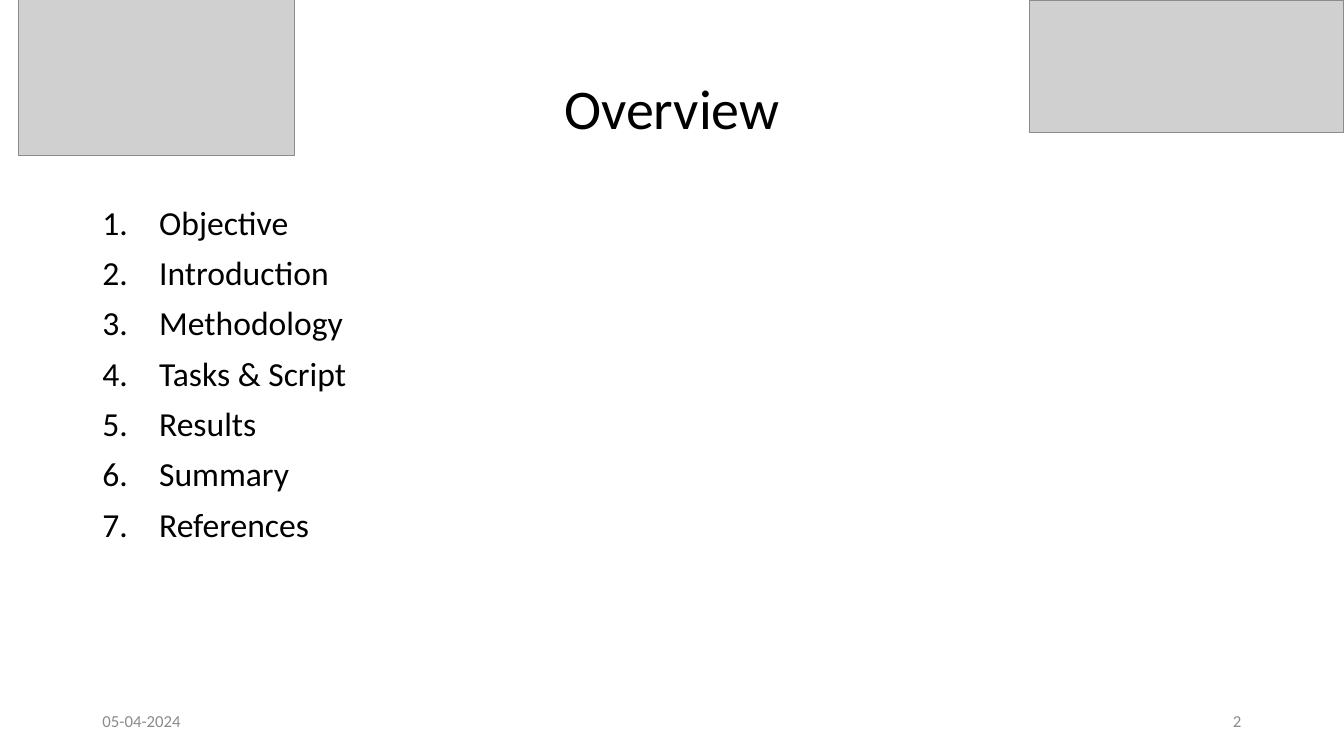
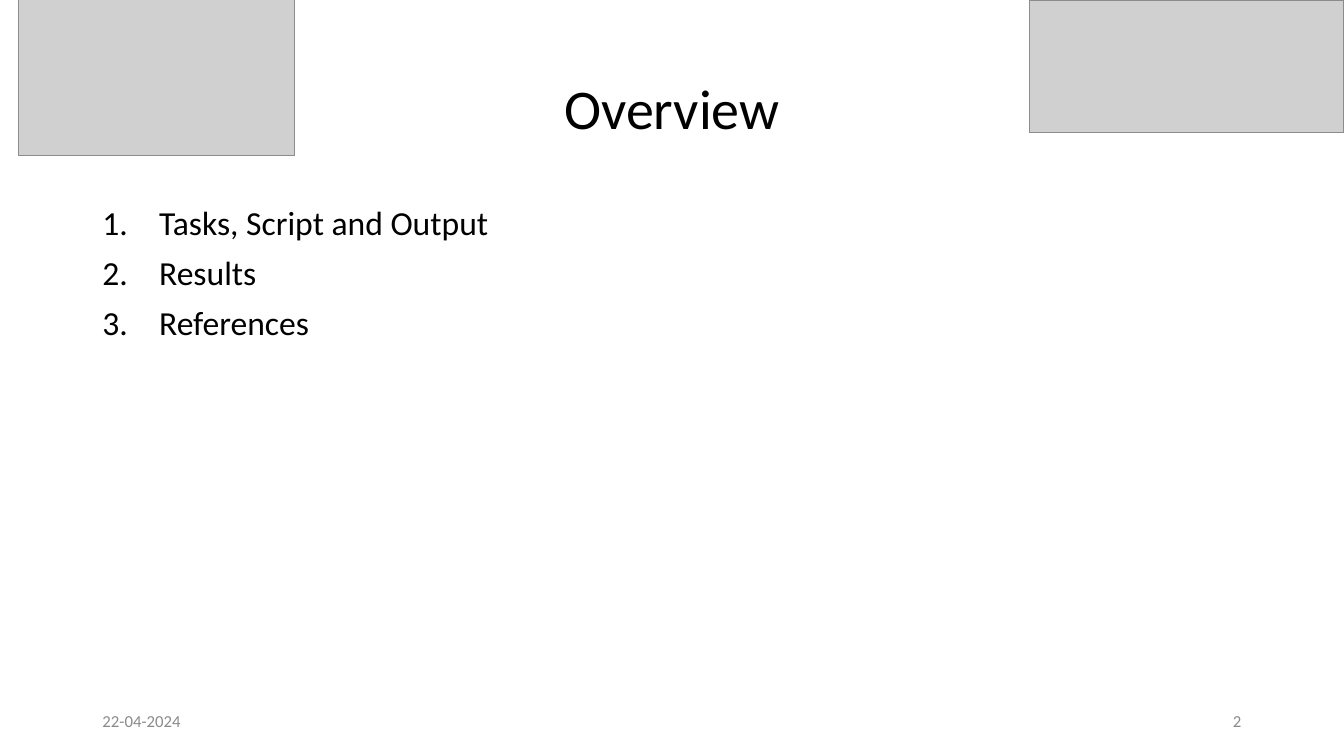
Before and after one commit to KSoni1505/Blade-Design-According-to-Betz-for-the-NREL-5MW-Wind-Turbine, a slide deck: slide 2 of Exercise_01_Aerodynamic .pptx. Drawn at 1344x756 pixels with LibreOffice and Linux fonts; fonts in the diff are those of the drawing; grey boxes stand for pictures. Boxes give left, top, right and bottom in pixels: in the first picture for what was removed or moved away, otherwise in the second. Text is boxed around its words. In the diff, an @@ line names an element or a change of style, - is before the commit and + after.

```diff
--- a/Exercise_01_Aerodynamic .pptx
+++ b/Exercise_01_Aerodynamic .pptx
@@ text at bbox=[159, 211, 489, 241]: text changed @@
-1. Objective
-2. Introduction
-3. Methodology
-4. Tasks & Script
+1. Tasks, Script and Output
@@ text at bbox=[159, 464, 289, 492]: paragraph removed @@
-6. Summary
@@ text at bbox=[102, 716, 180, 727]: text changed @@
-05-04-2024
+22-04-2024
```
Also in this commit, not shown: 6 other slides changed, 6 slides added, 4 slides removed, 13 other files.
